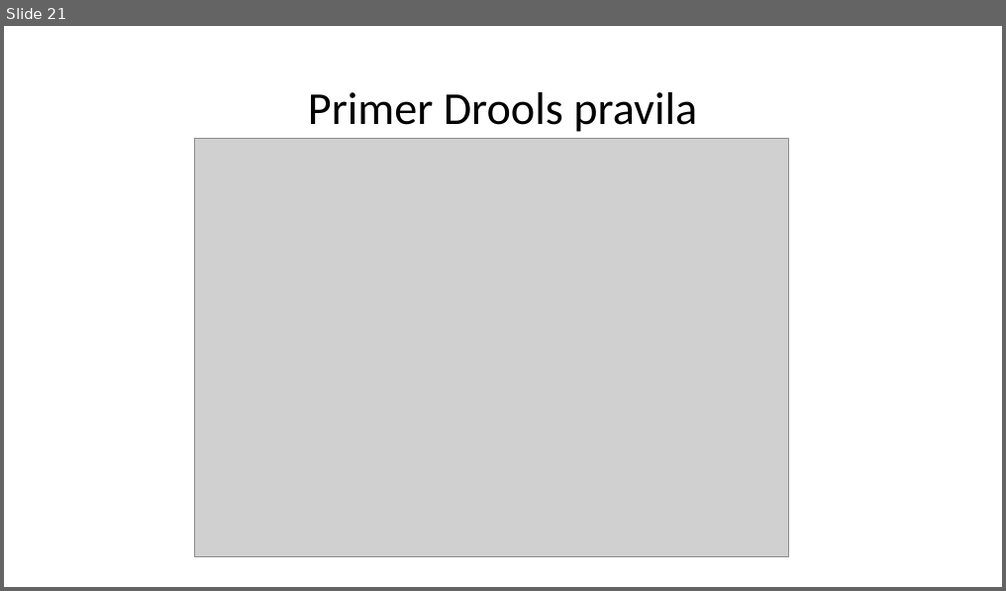
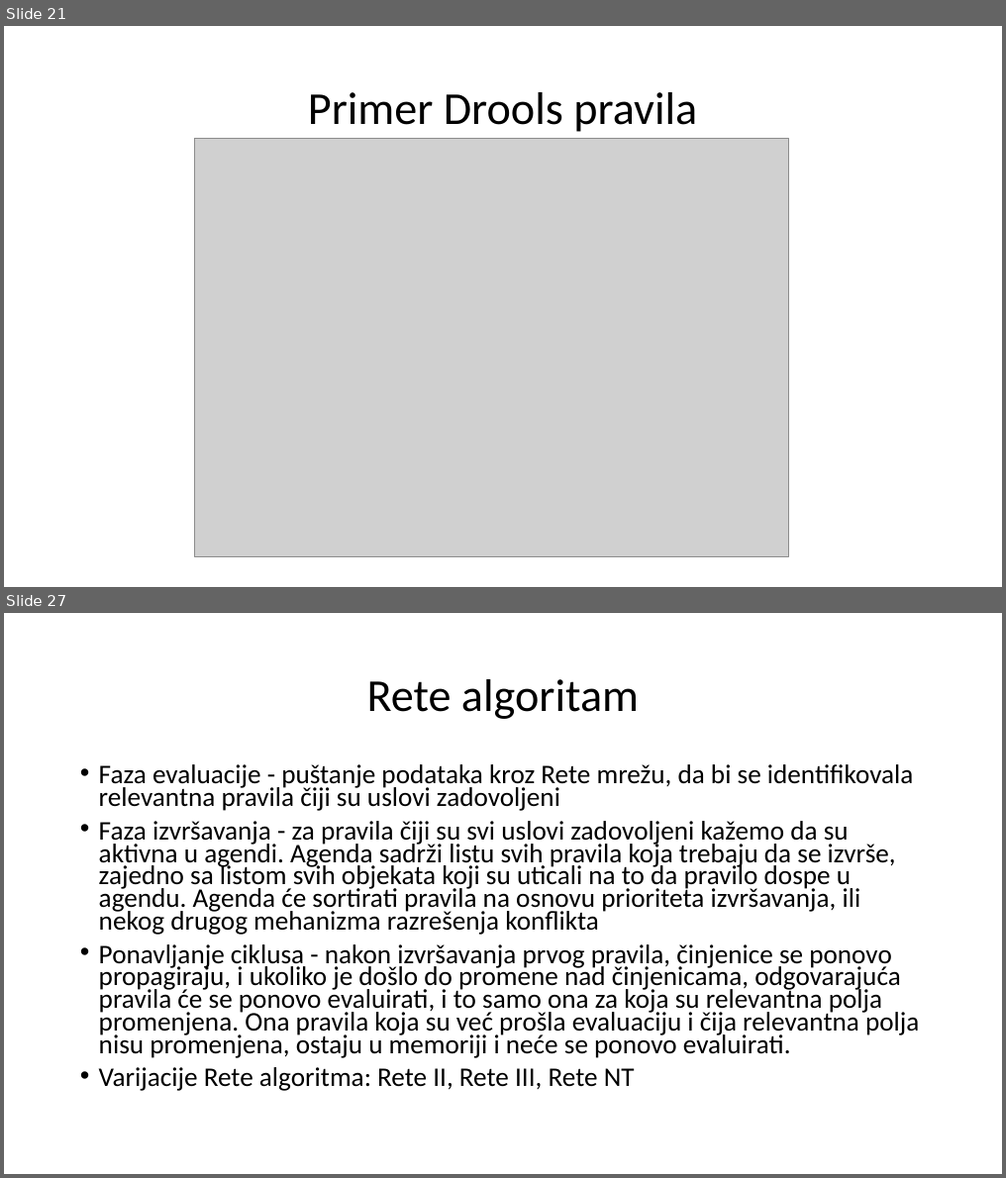
Before and after one commit to MileMiljanovic/StudentPortal, a slide deck: Rukovanje pravilima u poslovnim web aplikacijama.pptx. Shown one above the other, each under a label of ours: slide 21 before the commit, slides 21 and 27 after it; the slides between them are not shown. The pictures are 1006x591 and 1006x1178 pixels, drawn with LibreOffice and Linux fonts; fonts in the diff are those of the drawing; grey boxes stand for pictures. Boxes give left, top, right and bottom in pixels: in the first picture for what was removed or moved away, otherwise in the second. Text is boxed around its words. In the diff, an @@ line names an element or a change of style, - is before the commit and + after.

Commit message:
Edit

```diff
--- a/Rukovanje pravilima u poslovnim web aplikacijama.pptx
+++ b/Rukovanje pravilima u poslovnim web aplikacijama.pptx
@@ slide 27 added at <box>4,613,1002,1174</box>, background #FFFFFF @@
@@ title added at <box>367,679,639,719</box>, 44 pt, text #000000 @@
+Rete algoritam
@@ text added at <box>99,764,919,1091</box>, 25.9 pt, text #000000 @@
+• Faza evaluacije - puštanje podataka kroz Rete mrežu, da bi se identifikovala relevantna pravila čiji su uslovi zadovoljeni
+• Faza izvršavanja - za pravila čiji su svi uslovi zadovoljeni kažemo da su aktivna u agendi. Agenda sadrži listu svih pravila koja trebaju da se izvrše, zajedno sa listom svih objekata koji su uticali na to da pravilo dospe u agendu. Agenda će sortirati pravila na osnovu prioriteta izvršavanja, ili nekog drugog mehanizma razrešenja konflikta
+• Ponavljanje ciklusa - nakon izvršavanja prvog pravila, činjenice se ponovo propagiraju, i ukoliko je došlo do promene nad činjenicama, odgovarajuća pravila će se ponovo evaluirati, i to samo ona za koja su relevantna polja promenjena. Ona pravila koja su već prošla evaluaciju i čija relevantna polja nisu promenjena, ostaju u memoriji i neće se ponovo evaluirati.
+• Varijacije Rete algoritma: Rete II, Rete III, Rete NT
```
Also in this commit, not shown: 15 other slides added.
